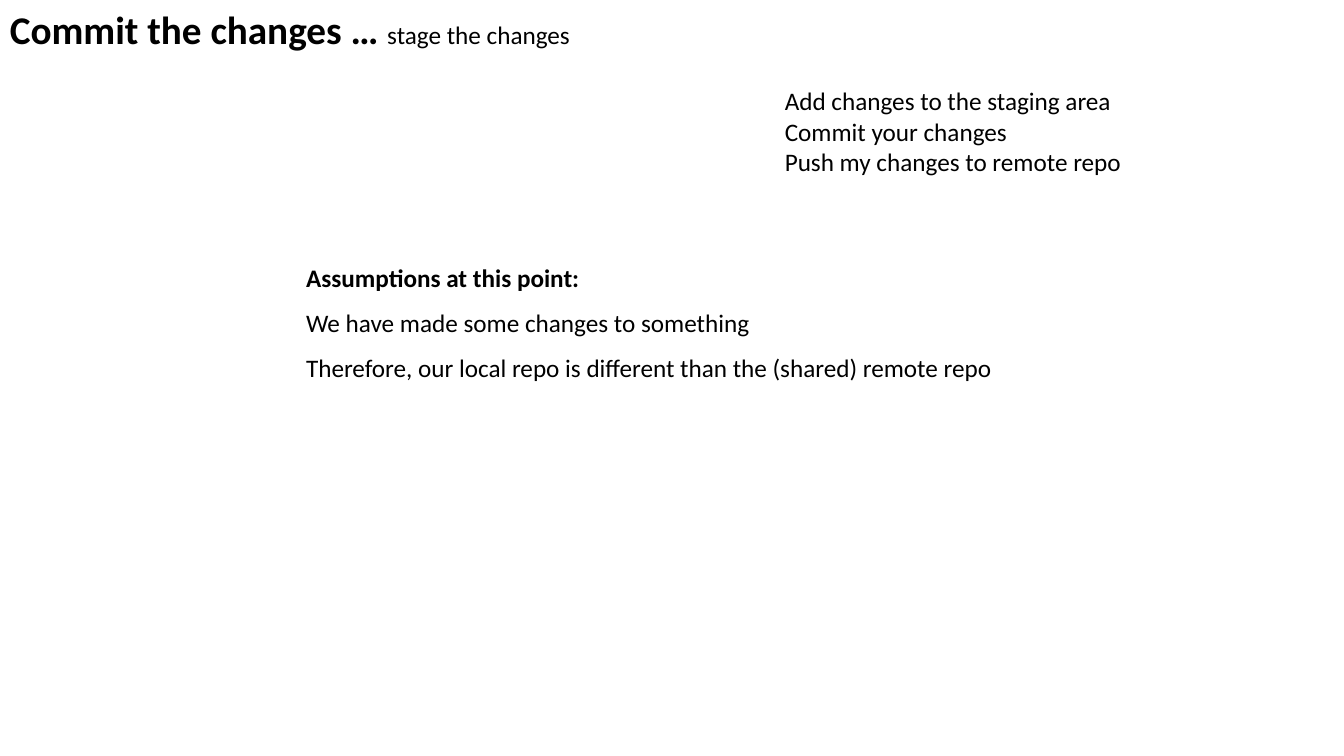
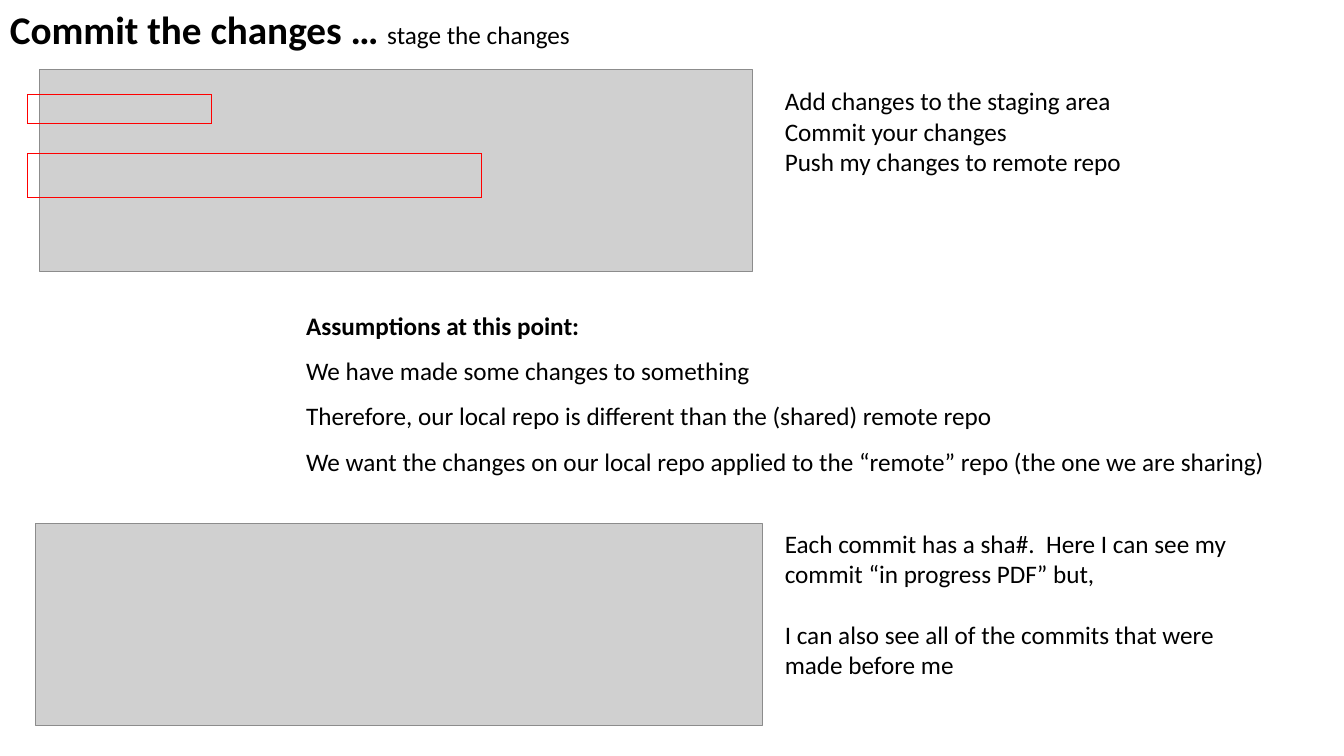
Before and after one commit to 042020-dotnet-uta/Team2-repo2, a slide deck: slide 4 of GitHub_Collab.pptx. Drawn at 1344x756 pixels with LibreOffice and Linux fonts; fonts in the diff are those of the drawing; grey boxes stand for pictures. Boxes give left, top, right and bottom in pixels: in the first picture for what was removed or moved away, otherwise in the second. Text is boxed around its words. In the diff, an @@ line names an element or a change of style, - is before the commit and + after.

```diff
--- a/GitHub_Collab.pptx
+++ b/GitHub_Collab.pptx
@@ picture added at bbox=[40, 70, 753, 272] @@
@@ rectangle added at bbox=[28, 95, 212, 124], outline #FF0000 1 pt @@
@@ rectangle added at bbox=[28, 153, 482, 198], outline #FF0000 1 pt @@
@@ text "Assumptions at this point:": place and size @@
-text "Assumptions at this point:" at bbox=[306, 269, 991, 381]
+text "Assumptions at this point:" at bbox=[306, 317, 1263, 476]
@@ text at bbox=[306, 453, 1263, 476]: paragraph added @@
+We want the changes on our local repo applied to the “remote” repo (the one we are sharing)
@@ picture added at bbox=[35, 523, 762, 726] @@
@@ text added at bbox=[785, 535, 1226, 674], 18 pt, text #000000 @@
+Each commit has a sha#. Here I can see my commit “in progress PDF” but,
+I can also see all of the commits that were made before me
```
Also in this commit, not shown: 3 slides added, 2 slides removed.
